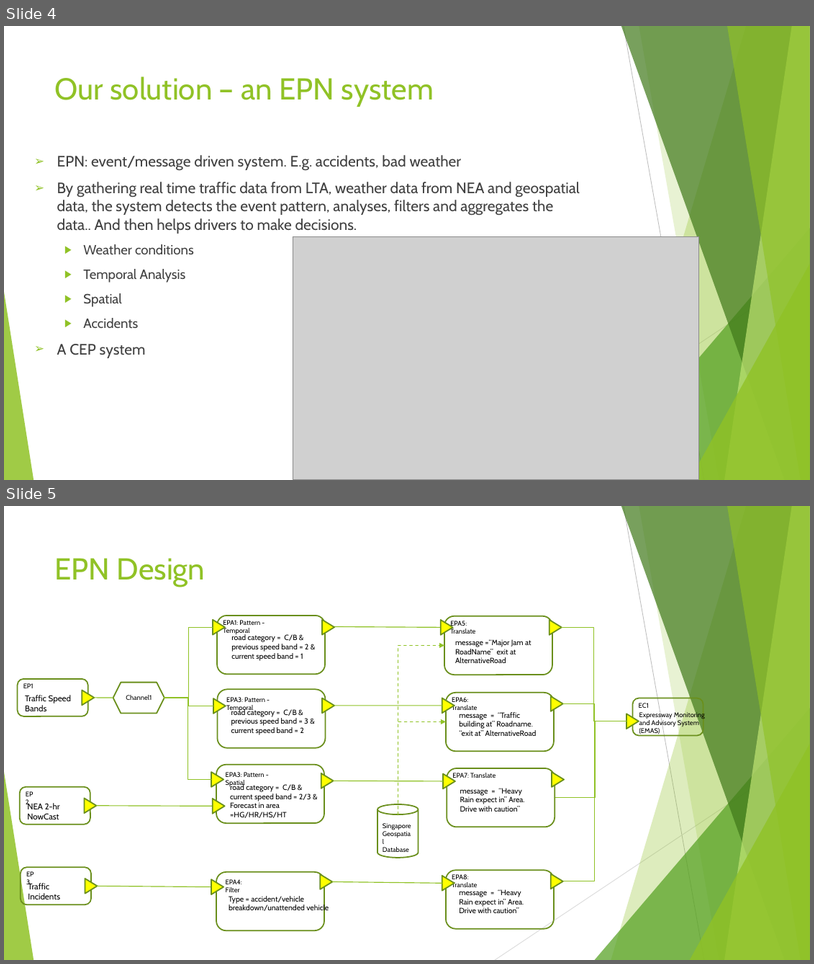
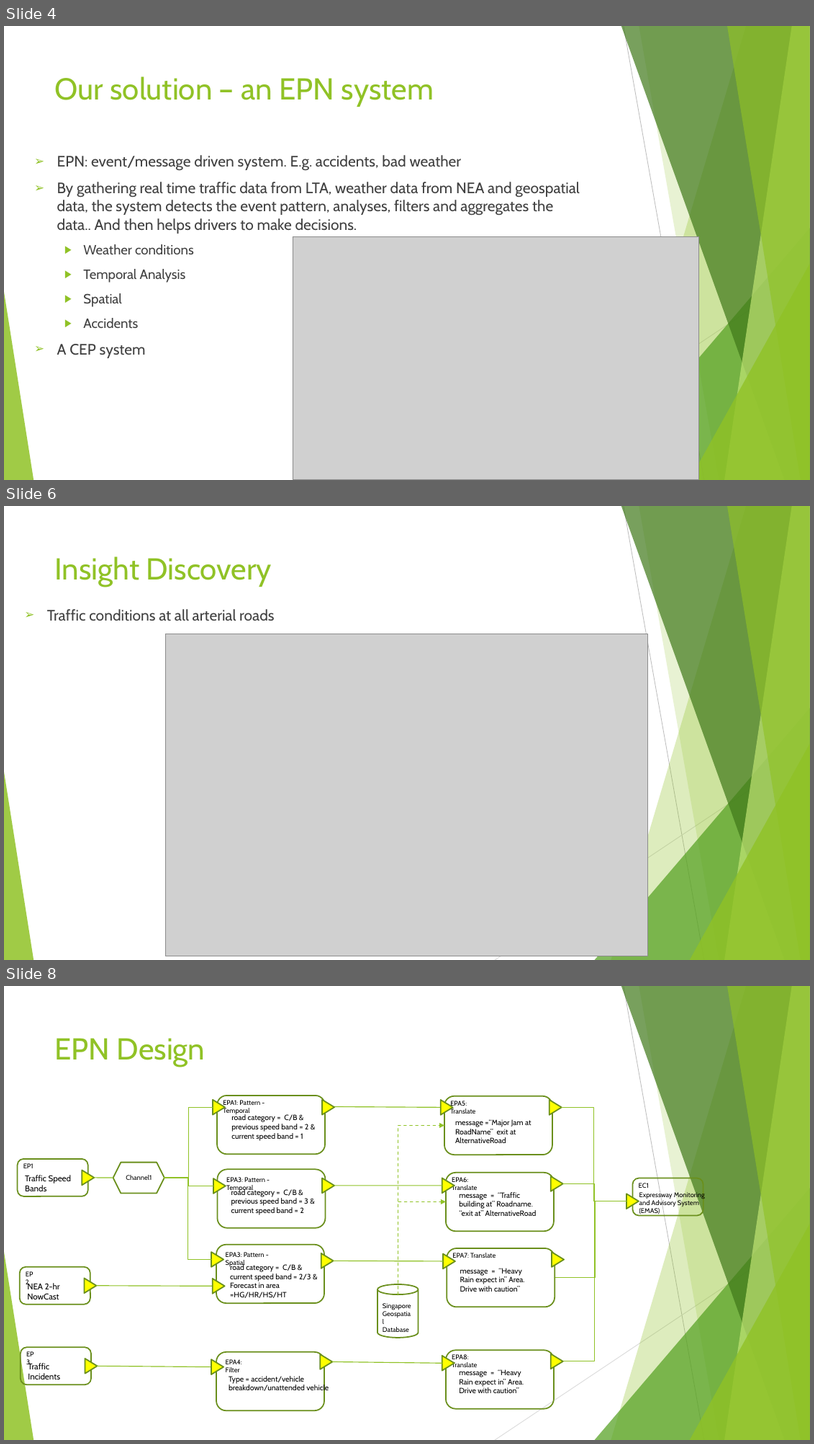
Before and after one commit to arynchoong/MTech-KE-SMID, a slide deck: reports/Traffic Jam Preventer System.pptx. Shown one above the other, each under a label of ours: slides 4 and 5 before the commit, slides 4, 6 and 8 after it; the slides between them are not shown. The pictures are 814x964 and 814x1444 pixels, drawn with LibreOffice and Linux fonts; fonts in the diff are those of the drawing; grey boxes stand for pictures. Boxes give left, top, right and bottom in pixels: in the first picture for what was removed or moved away, otherwise in the second. Text is boxed around its words. In the diff, an @@ line names an element or a change of style, - is before the commit and + after.

Commit message:
Tableau screenshots added

```diff
--- a/reports/Traffic Jam Preventer System.pptx
+++ b/reports/Traffic Jam Preventer System.pptx
@@ slide 6 added at box(4, 506, 810, 960), background #FFFFFF; not listed: 10 template elements that a slide beside it also shows @@
@@ title added at box(55, 556, 272, 587), 36 pt, text #90C226 @@
+Insight Discovery
@@ text added at box(47, 609, 274, 620), 18 pt, text #404040 @@
+➢ Traffic conditions at all arterial roads
@@ picture added at box(166, 633, 648, 956) @@
@@ what was slide 5 is now slide 8 @@
```
Also in this commit, not shown: 2 slides changed, 2 other slides added.
